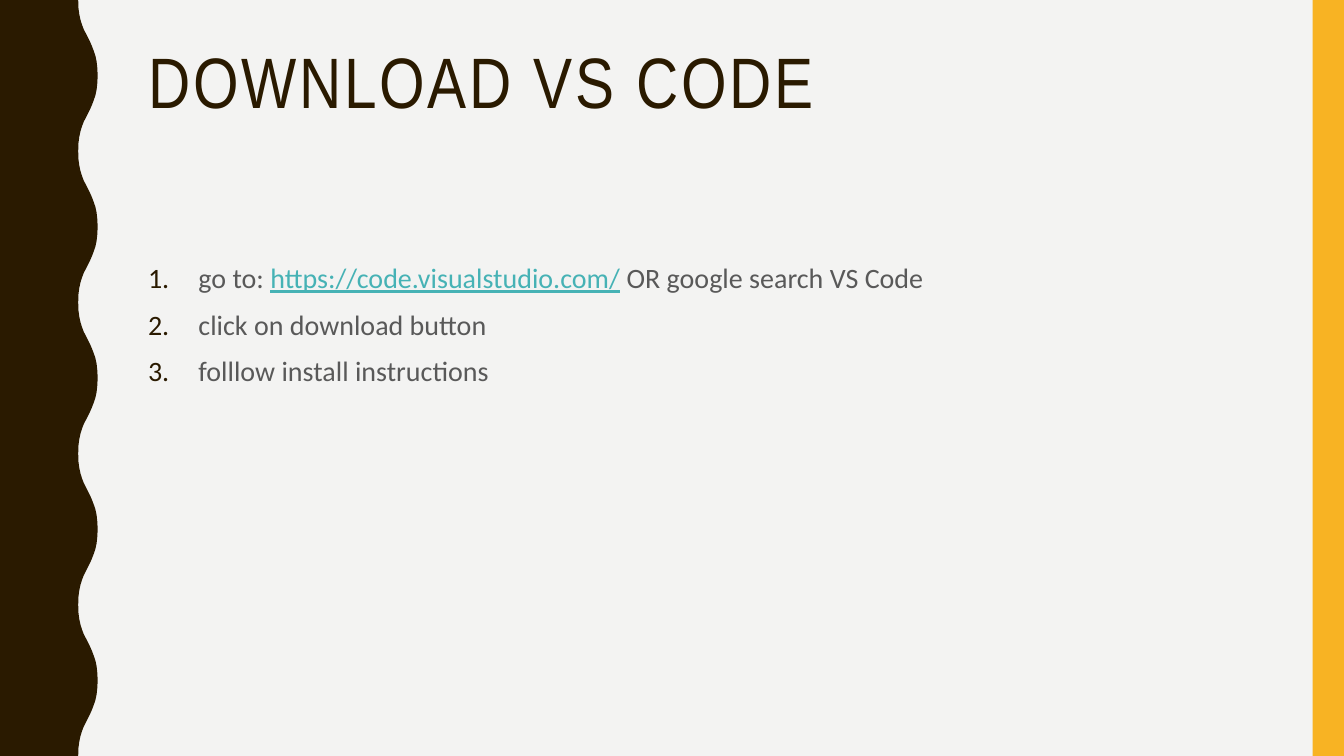
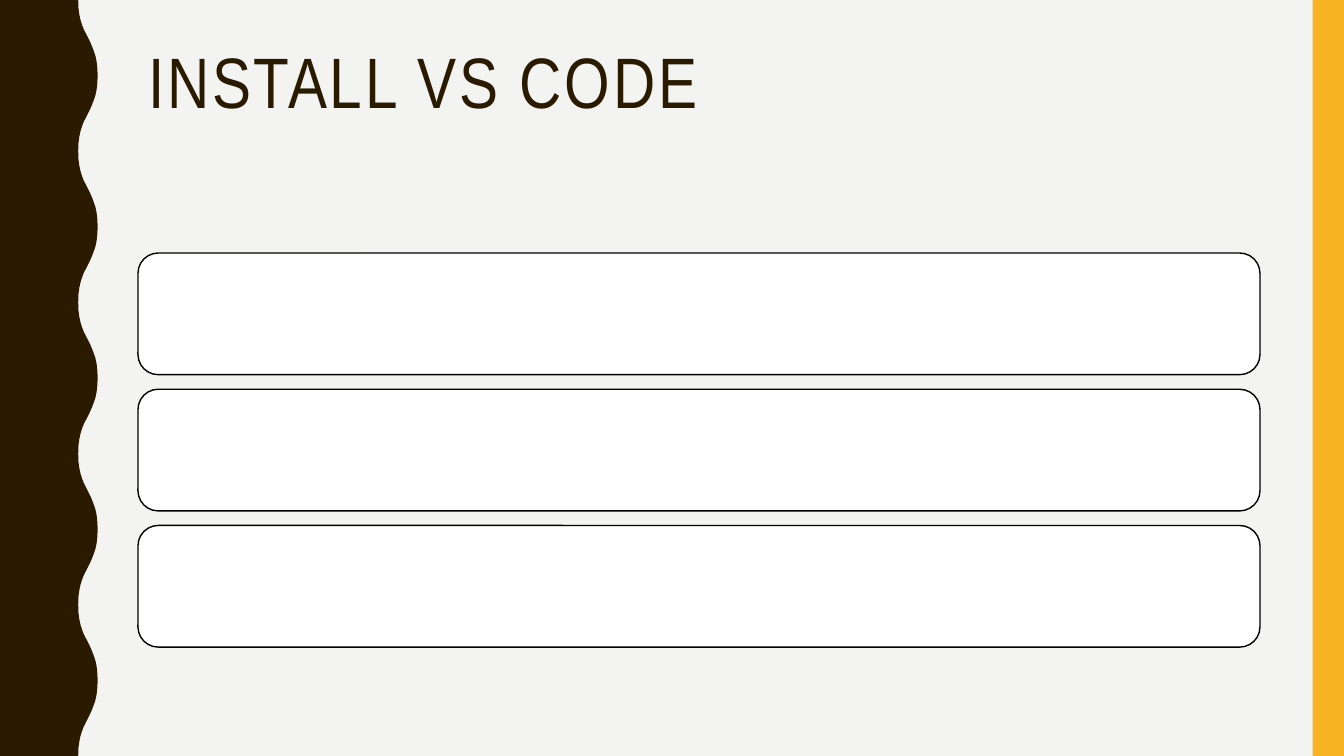
Before and after one commit to dianita956/git_vscode_wrkshp26, a slide deck: slide 13 of git_vscode_spring26_workshop.pptx. Drawn at 1344x756 pixels with LibreOffice and Linux fonts; fonts in the diff are those of the drawing. Boxes give left, top, right and bottom in pixels: in the first picture for what was removed or moved away, otherwise in the second. Text is boxed around its words. In the diff, an @@ line names an element or a change of style, - is before the commit and + after.

```diff
--- a/git_vscode_spring26_workshop.pptx
+++ b/git_vscode_spring26_workshop.pptx
@@ title at (148, 58, 697, 109): text changed @@
-DOWNLOAD VS CODE
+INSTALL VS CODE
@@ rounded rectangle added at (138, 253, 1260, 375), fill #FFFFFF, outline #000000 1 pt @@
@@ text removed at (198, 268, 923, 381) @@
-1. go to: https://code.visualstudio.com/ OR google search VS Code
-2. click on download button
-3. folllow install instructions
@@ rounded rectangle added at (138, 389, 1260, 511), fill #FFFFFF, outline #000000 1 pt @@
@@ rounded rectangle added at (138, 525, 1260, 647), fill #FFFFFF, outline #000000 1 pt @@
```
Also in this commit, not shown: 2 other slides changed, 17 slides added, 18 slides removed, 2 other files.
